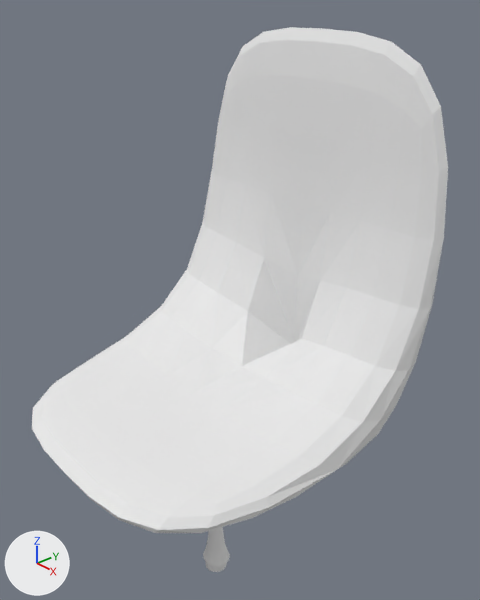
Renders of the Blender file models/Final/Office chair/OfficeChair.blend from each side of a commit.
The view is the same before and after, from a 50 mm lens placed at (4.18, -3.22, 3.63), pointed at (0.04, 0.4, 0.98). The lights are fixed; the arrows at lower left show +X, +Y and +Z.

In view in the first picture: 'Chair'.
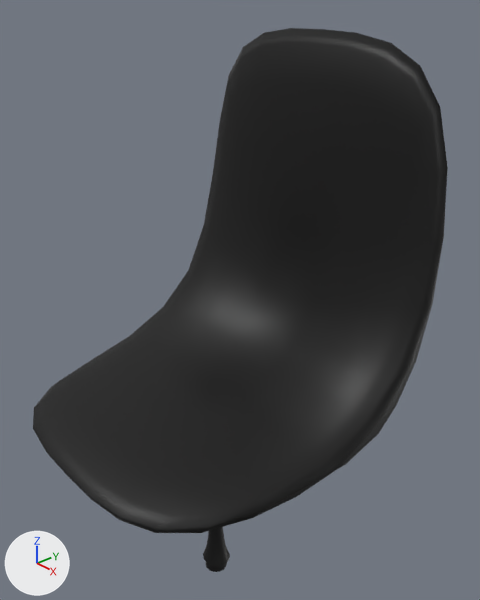
What differs and where, as boxes (x1, y1, x2, y2) in the pictures (480 x 600 px):
'Chair', reshaped: before (32, 27, 448, 566); after (33, 28, 448, 566)
part 1 of me_cube, cut back: before (63, 75, 422, 503); after (70, 81, 418, 498)
part 2 of me_cube, recoloured (white to black): before (32, 27, 448, 566); after (33, 28, 448, 566)

The change, as a diff of the scene's bpy script:
```diff
--- a/models/Final/Office chair/OfficeChair.blend.py
+++ b/models/Final/Office chair/OfficeChair.blend.py
@@ img_wearmap @@
+img_wearmap = load_image('WearMap', 'WearMap.png', 4096, 4096, 'Non-Color')
@@ mat_black_plastic @@
+mat_black_plastic = bpy.data.materials.new('Black plastic')
+# colours: grey #bdbdbd, dark grey #686868, dark grey #595959, black #191919, black #000000
+# uses the picture img_wearmap
@@ me_cube @@
 # used by ob_chair; location = (0.0, 0.0, 0.0); scale = (1.56, 1.56, 0.172)
 # verts and faces of me_cube; kept vertices keep their numbers, new ones are numbered from 33
 # before: 5 (1.0, -1.0, 1.0), 6 (0.0, -1.0, 1.0), 7 (0.0, 1.0, 1.0), 8 (1.0, 0.8, 1.0), 9 (0.0, 0.8, 1.0)
 # before: 11 (0.0, 1.0, 19.7), 12 (1.0, 0.8, 19.7), 13 (0.0, 0.8, 19.7), 15 (0.0, 0.1, -1.0), 23 (0.0, 0.0, -1.0)
 # before: 24 (0.0, 0.0, -1.0), 25 (0.0, 0.1, -1.0), 26 (0.0, 0.1, -1.0)
-me_cube.from_pydata(...)  # 33 vertices, 21 faces, 4 loose edges; spans x 0.0..1.0, y -1.0..1.0, z -11.7..19.7
+me_cube.from_pydata(...)  # 32 vertices, 20 faces; spans x 0.0..1.0, y -1.0..1.0, z -11.7..19.7
+# me_cube part 1
+delete_vertices([24, 25, 26])  # with the faces that use them
+delete_faces([(8, 12, 13, 9), (5, 8, 9, 6), (7, 9, 13, 11)])
+verts[33] = (0.0, 0.7, 1.0)
+verts[34] = (0.0, 0.8, 2.7)
+faces += [(8, 12, 13, 34, 9), (5, 8, 9, 33, 6)]
+# me_cube part 2: 18 faces spanning x 0.0..1.0, y -1.0..1.0, z -11.7..19.7 switch from mat_material (white #e7e7e7) to mat_black_plastic
```
